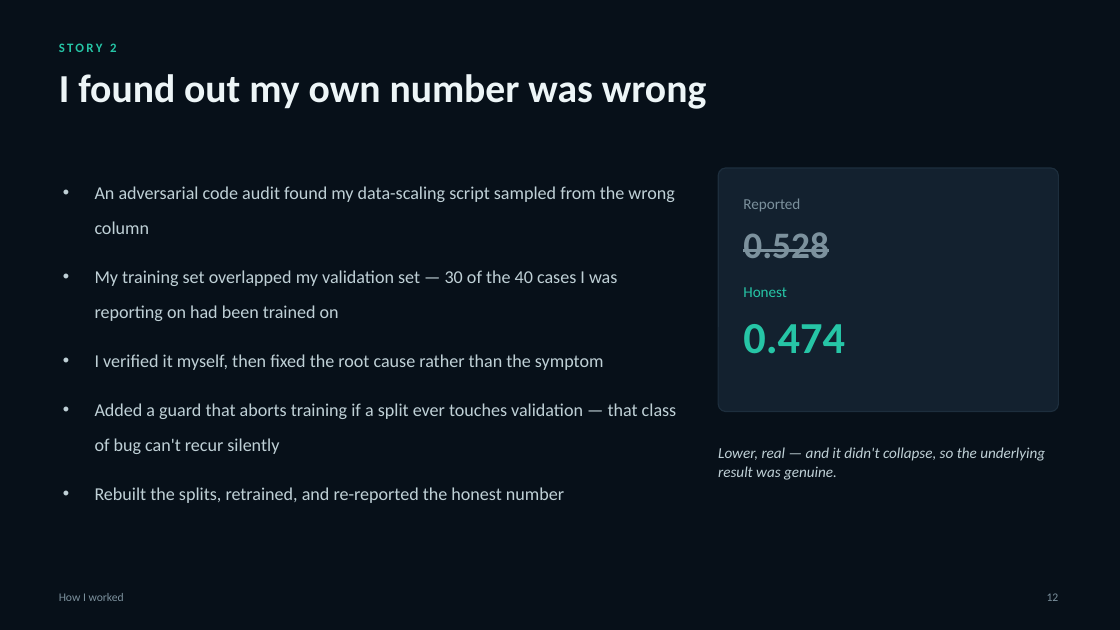
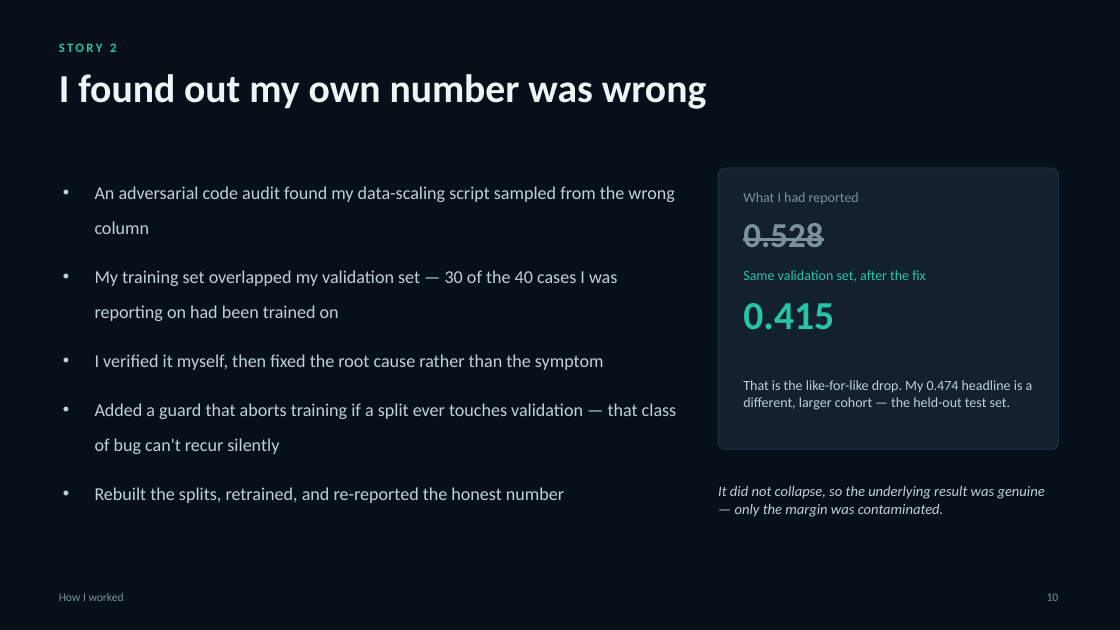
Before and after one commit to QuinnEvans34/JHU-panTS, a slide deck: slide 16 of week5/final-presentation.pptx (slide 18 before the commit). Drawn at 1120x630 pixels with LibreOffice and Linux fonts; fonts in the diff are those of the drawing. Boxes give left, top, right and bottom in pixels: in the first picture for what was removed or moved away, otherwise in the second. Text is boxed around its words. In the diff, an @@ line names an element or a change of style, - is before the commit and + after.

```diff
--- a/week5/final-presentation.pptx
+++ b/week5/final-presentation.pptx
@@ rounded rectangle: place and size @@
-rounded rectangle at box(718, 168, 1059, 412)
+rounded rectangle at box(718, 168, 1059, 450)
@@ rounded rectangle at box(718, 168, 1059, 450): proportions changed @@
@@ text at box(743, 192, 859, 204): text changed; size 13 to 12 pt @@
-Reported
+What I had reported
@@ text "0.528": place and size @@
-text "0.528" at box(743, 232, 829, 258)
+text "0.528" at box(743, 223, 823, 247)
@@ text "0.528" at box(743, 223, 823, 247): size 32 to 30 pt @@
@@ text at box(743, 270, 925, 282): text changed; size 13 to 12 pt @@
-Honest
+Same validation set, after the fix
@@ text at box(743, 303, 834, 330): text changed; size 38 to 34 pt @@
-0.474
+0.415
@@ text added at box(743, 380, 1033, 410), 12 pt, text #BFD0D6 @@
+That is the like-for-like drop. My 0.474 headline is a different, larger cohort — the held-out test set.
@@ text at box(718, 486, 1045, 517): text changed; size 13 to 12.5 pt @@
-Lower, real — and it didn't collapse, so the underlying result was genuine.
+It did not collapse, so the underlying result was genuine — only the margin was contaminated.
@@ text at box(1047, 593, 1059, 601): text changed @@
-12
+10
```
Also in this commit, not shown: 12 other slides changed, 3 slides removed, 23 other files.
